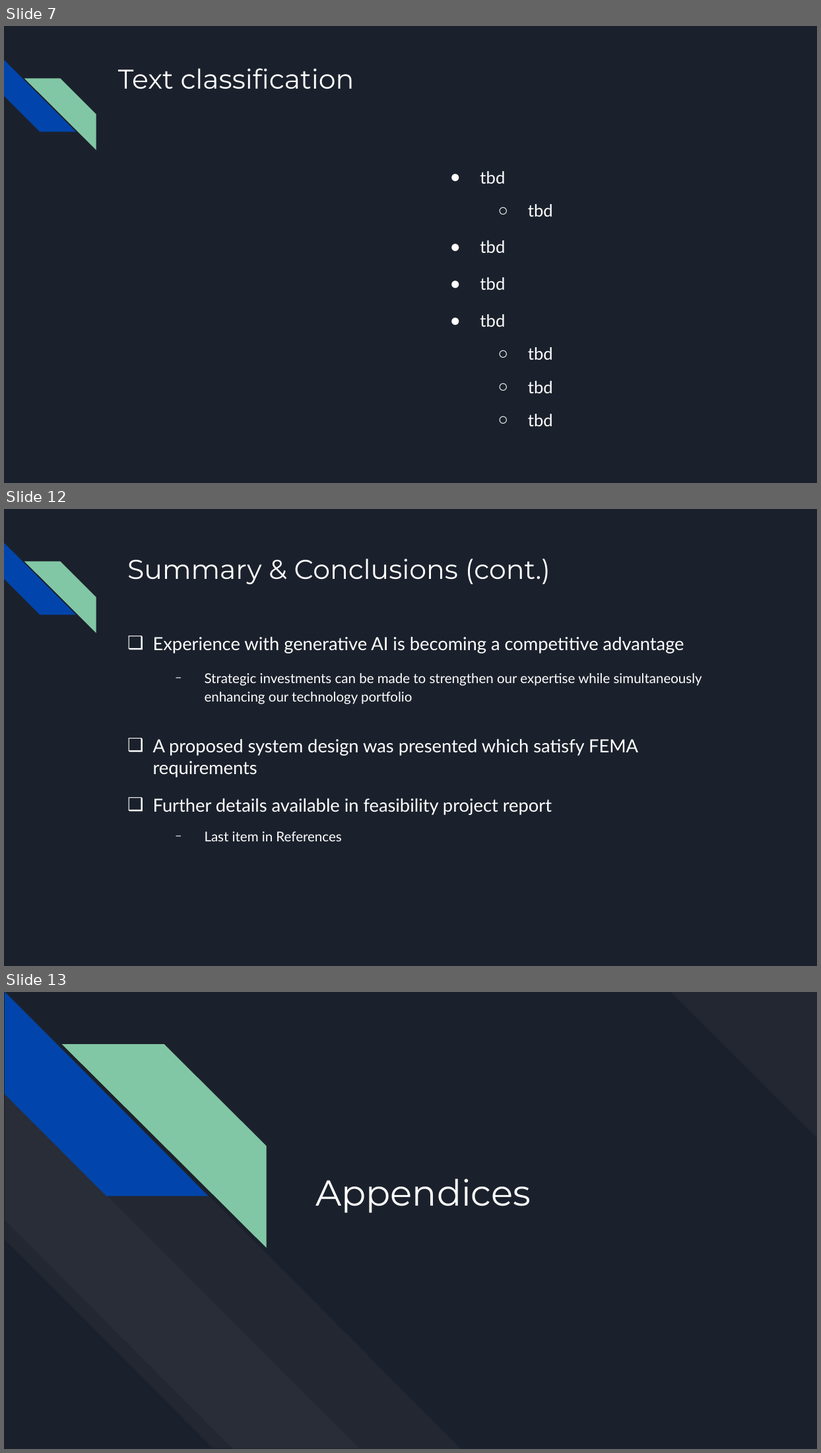
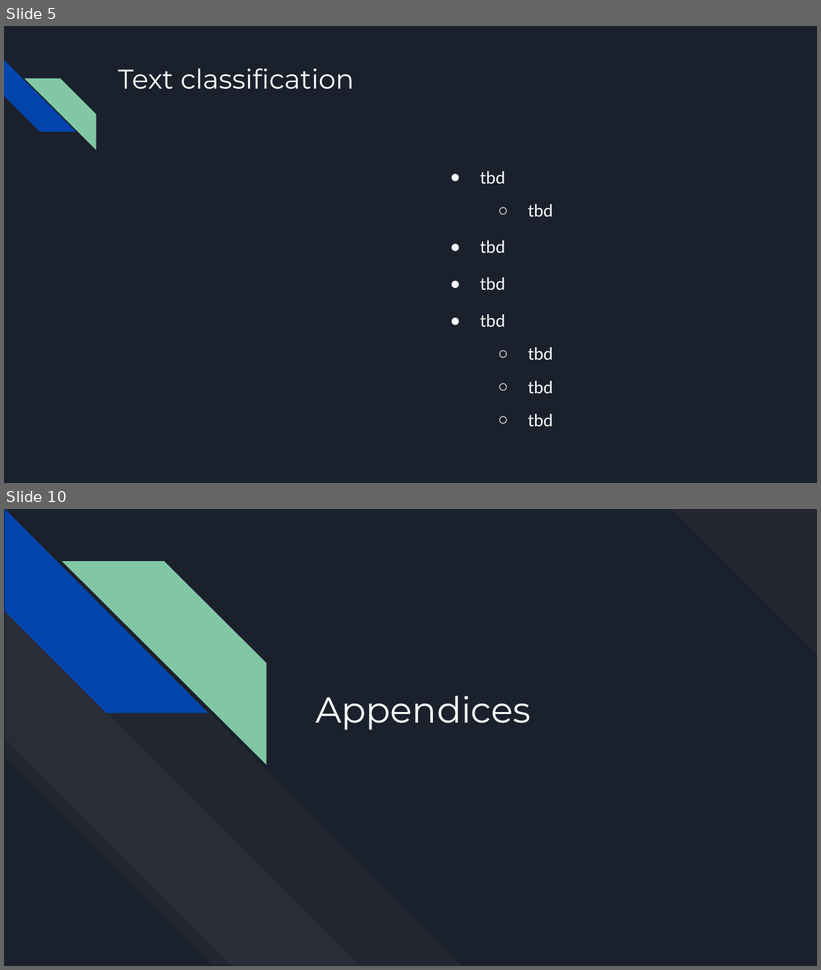
Before and after one commit to MichaelSzczepaniak/WordEmbeddings, a slide deck: word_embeddings_30min.odp. Shown one above the other, each under a label of ours: slides 7, 12 and 13 before the commit, slides 5 and 10 after it; the slides between them are not shown. The pictures are 821x1453 and 821x970 pixels, drawn with LibreOffice and Linux fonts; fonts in the diff are those of the drawing. Boxes give left, top, right and bottom in pixels: in the first picture for what was removed or moved away, otherwise in the second. Text is boxed around its words. In the diff, an @@ line names an element or a change of style, - is before the commit and + after.

```diff
--- a/word_embeddings_30min.odp
+++ b/word_embeddings_30min.odp
@@ slide 12 removed at (x1=4, y1=509, x2=817, y2=966), background #1B212C; not listed: 2 template elements that a slide beside it also shows @@
@@ title removed at (x1=127, y1=559, x2=550, y2=584) @@
-Summary & Conclusions (cont.)
@@ text removed at (x1=153, y1=637, x2=702, y2=842) @@
-❑ Experience with generative AI is becoming a competitive advantage
-  − Strategic investments can be made to strengthen our expertise while simultaneously enhancing our technology portfolio
-❑ A proposed system design was presented which satisfy FEMA requirements
-❑ Further details available in feasibility project report
-  − Last item in References
@@ what was slide 7 is now slide 5 @@
@@ what was slide 13 is now slide 10 @@
```
Also in this commit, not shown: 5 slides changed, 6 slides added, 8 other slides removed, 1 other file.
